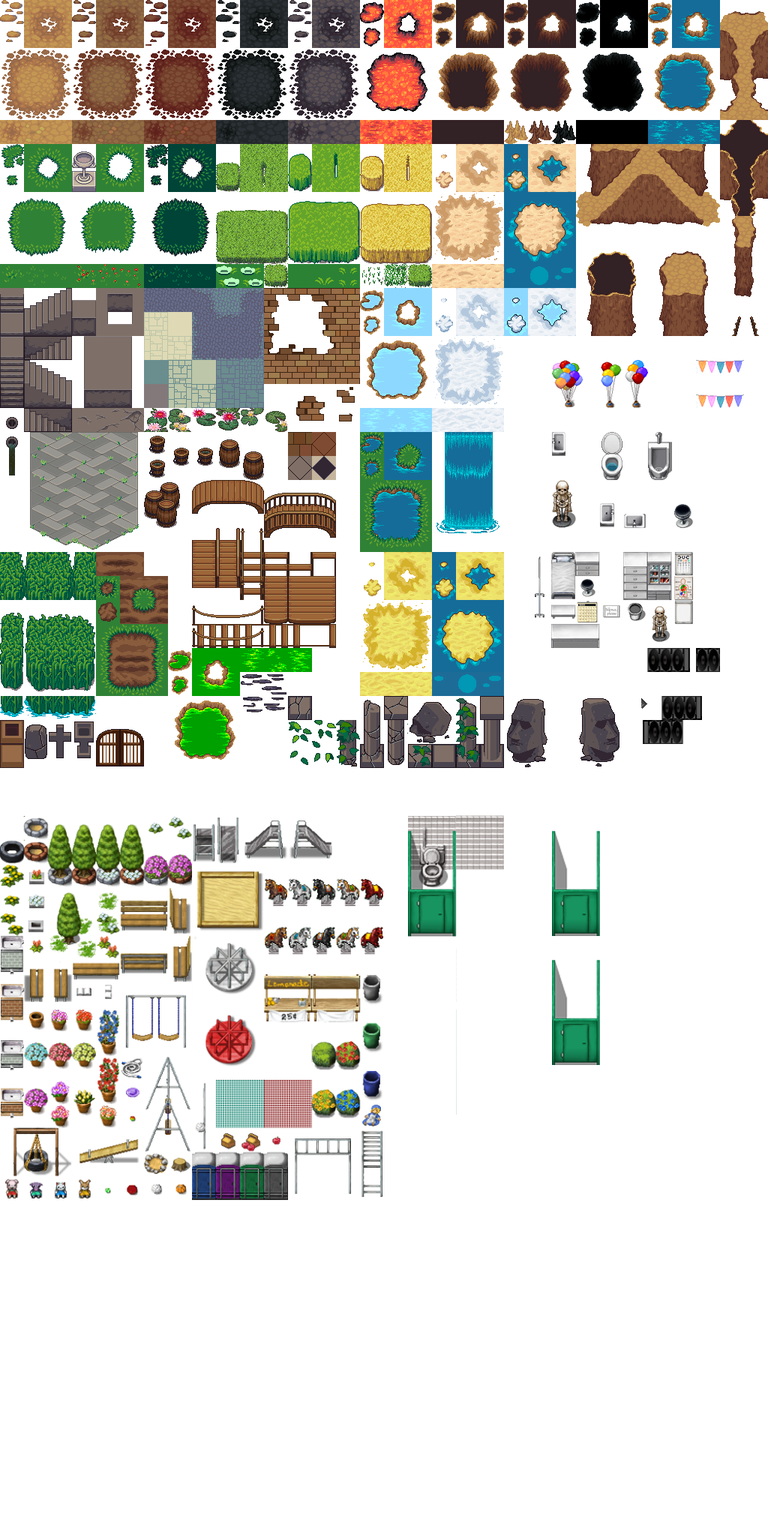
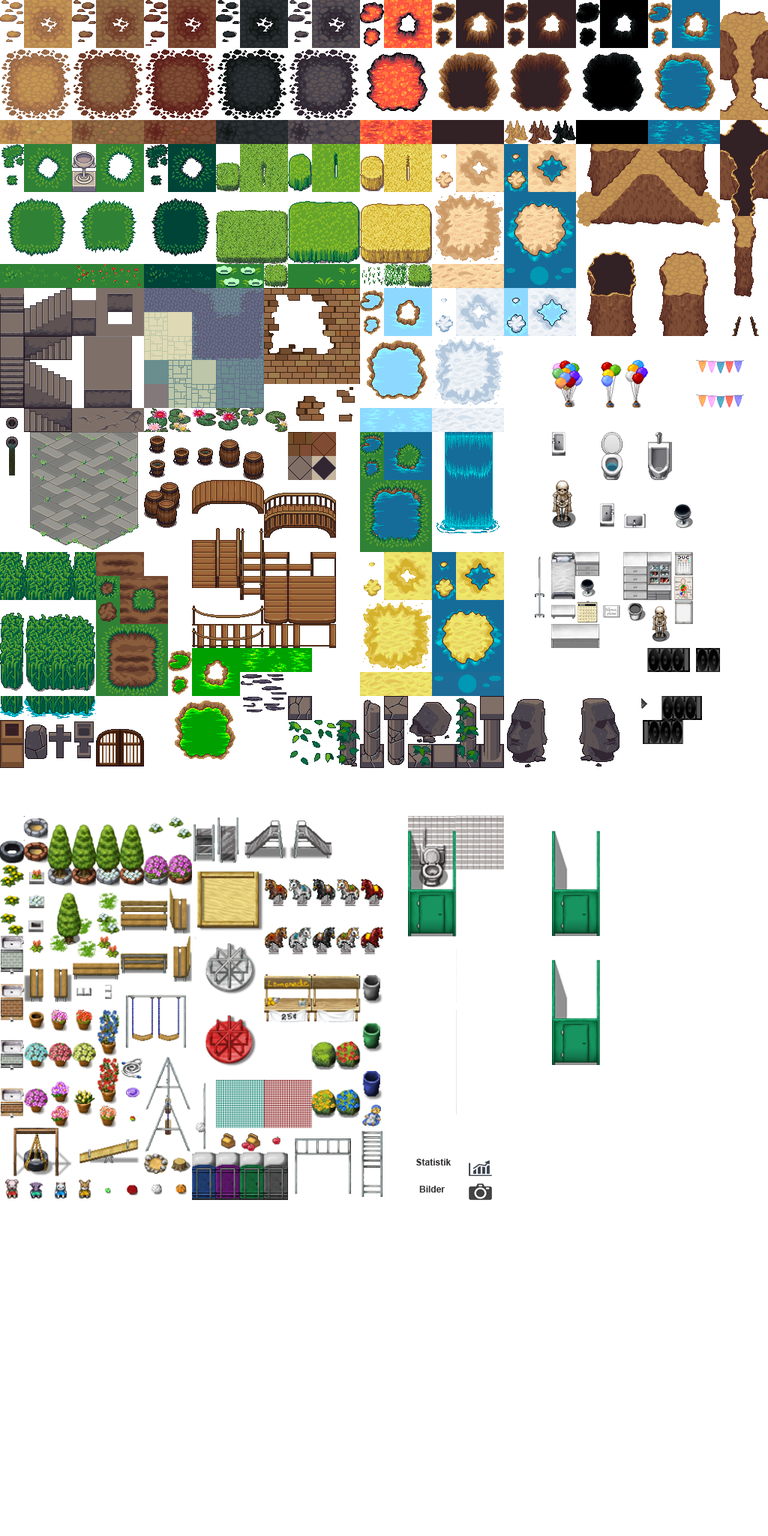
Revision of a layered w=768, h=1536 image; what changed, layer by layer:
added layer "Ebene 6" above "Ebene 5" over (468, 1160, 492, 1176)
added layer "Ebene 5" above "Bilder" over (468, 1183, 492, 1200)
added layer "Bilder" above "Statistik" over (419, 1185, 445, 1193)
added layer "Statistik" above "Ebene 3" over (416, 1158, 451, 1166)
